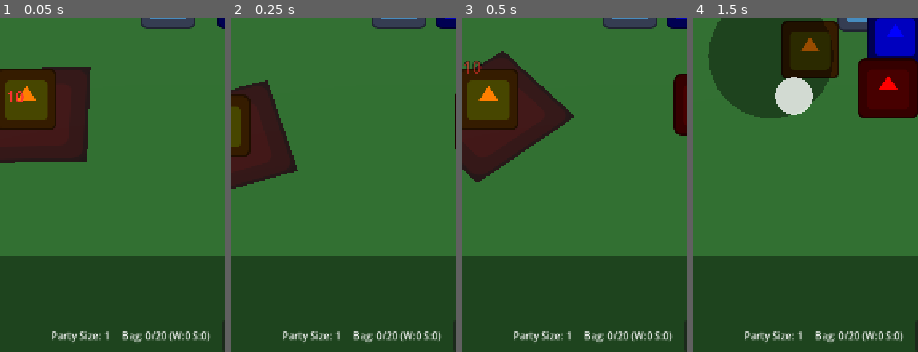
Above: before the commit, frames 1-4 (left to right).
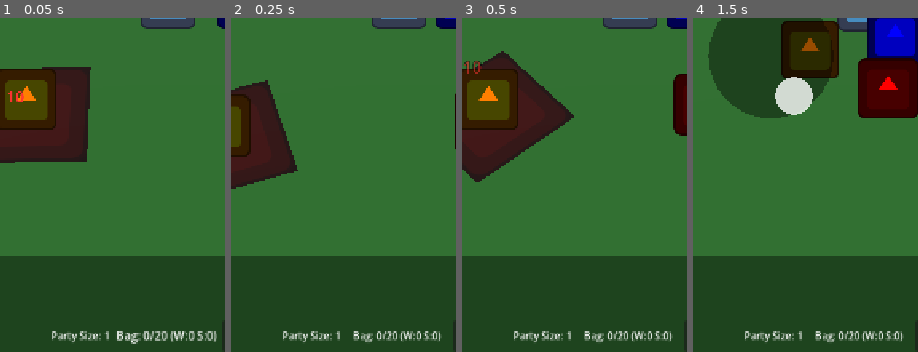
Above: after the commit, the same moments.

Repository: Usobanana/antigravity-prototype_TOH
Game: Godot game, scene res://scenes/levels/Field.tscn
The game is run twice, just before and just after one commit, with the same random seed, the same clock (stepped at 60 frames per second) and the same inputs. The engine's default icon, where the game draws it, is replaced by a stand-in: a white triangle on a blue panel in a dark square.
Inputs (mouse positions are % of the whole screen's width and height, from its top left):
- Up to frame 1 (0.05 s): no input
- Up to frame 2 (0.25 s): no input
- Up to frame 3 (0.5 s): no input
- Up to frame 4 (1.5 s): drag from (50, 40) to (60, 14) at 0.52 s; drag from (30, 46) to (45, 64) at 1.27 s
The pictures show only the part of the screen within x 13-63%, y 40-90%; the shares and areas given below are measured in that part.

The runs differ from the first frame. In frame 1, 1.0% of the frame differs, in the area x 52-97%, y 93-98%; in frame 2, nothing differs; in frame 3, nothing differs; in frame 4, nothing differs.

Commit message:
Add gather effect animation and HUD bounce tween

Diff:
--- /dev/null
+++ b/antigravity-prototype-toh/scenes/objects/GatherEffect.tscn
@@ -0,0 +1,12 @@
+[gd_scene load_steps=3 format=3]
+
+[ext_resource type="Script" path="res://scripts/components/gather_effect.gd" id="1_geff"]
+[ext_resource type="Texture2D" uid="uid://cx61xx" path="res://icon.svg" id="2_icon"]
+
+[node name="GatherEffect" type="Node3D"]
+script = ExtResource("1_geff")
+
+[node name="Sprite3D" type="Sprite3D" parent="."]
+transform = Transform3D(0.5, 0, 0, 0, 0.5, 0, 0, 0, 0.5, 0, 0.5, 0)
+billboard = 1
+texture = ExtResource("2_icon")
--- /dev/null
+++ b/antigravity-prototype-toh/scripts/components/gather_effect.gd
@@ -0,0 +1,29 @@
+extends Node3D
+
+var target_position: Vector3 = Vector3.ZERO
+var start_position: Vector3 = Vector3.ZERO
+
+func setup(start: Vector3, target: Vector3, texture: Texture2D) -> void:
+	start_position = start
+	target_position = target
+	global_position = start_position
+
+	if has_node("Sprite3D"):
+		$Sprite3D.texture = texture
+		# 石の場合は色をグレーにするなどの処理
+		if texture.resource_path.find("Stone") != -1 or texture.resource_path.find("stone") != -1:
+			$Sprite3D.modulate = Color(0.6, 0.6, 0.6)
+		else:
+			$Sprite3D.modulate = Color(0, 1, 0) # 木のデフォルト
+
+	_play_animation()
+
+func _play_animation() -> void:
+	var tween = create_tween()
+	# 放物線を描くように上に一度跳ねてから手元に収まる動き
+	var mid_point = start_position.lerp(target_position, 0.5)
+	mid_point.y += 2.0
+
+	tween.tween_property(self, "global_position", mid_point, 0.3).set_trans(Tween.TRANS_QUAD).set_ease(Tween.EASE_OUT)
+	tween.tween_property(self, "global_position", target_position, 0.3).set_trans(Tween.TRANS_QUAD).set_ease(Tween.EASE_IN)
+	tween.tween_callback(queue_free)
--- a/antigravity-prototype-toh/scripts/components/hud.gd
+++ b/antigravity-prototype-toh/scripts/components/hud.gd
@@ -41,6 +41,15 @@
 	else:
 		resource_label.text = "Storage: Wood %d / Stone %d" % [wood, stone]
 
+	# 更新時にラベルをバウンス（跳ねる）させるTweenアニメーション
+	if is_inside_tree():
+		var tween = create_tween()
+		# Pivotを中心に確実に拡縮させるため
+		resource_label.pivot_offset = resource_label.size / 2
+		tween.tween_property(resource_label, "scale", Vector2(1.2, 1.2), 0.1).set_trans(Tween.TRANS_SINE).set_ease(Tween.EASE_OUT)
+		tween.tween_property(resource_label, "scale", Vector2(1.0, 1.0), 0.15).set_trans(Tween.TRANS_SINE).set_ease(Tween.EASE_IN)
+
+
 func _on_return_pressed() -> void:
 	var current_scene = get_tree().current_scene.name
 	if current_scene == "Field":
--- a/antigravity-prototype-toh/scripts/components/player.gd
+++ b/antigravity-prototype-toh/scripts/components/player.gd
@@ -25,6 +25,7 @@
 
 const TargetMarkerScene = preload("res://scenes/ui/TargetMarker.tscn")
 const GatherProgressScene = preload("res://scenes/ui/GatherProgress.tscn")
+const GatherEffectScene = preload("res://scenes/objects/GatherEffect.tscn")
 var active_marker: Node3D = null
 var active_progress: Node3D = null
 
@@ -150,6 +151,18 @@
 					if can_gather:
 						if target.has_method("gather"):
 							target.gather()
+
+						# 獲得したアイテムが自身に飛んでくるエフェクトの生成
+						if GatherEffectScene:
+							var effect = GatherEffectScene.instantiate()
+							get_tree().current_scene.add_child(effect)
+
+							var tex = preload("res://icon.svg")
+							if target.name.begins_with("Stone"):
+								tex = preload("res://icon.svg") # 実際の石のテクスチャがあればここを差し替え
+								effect.setup(target.global_position, global_position, tex)
+							else:
+								effect.setup(target.global_position, global_position, tex)
 					else:
 						# バッグが満タンの場合は採取を中断してIDLEへ
 						_change_state(State.IDLE)
